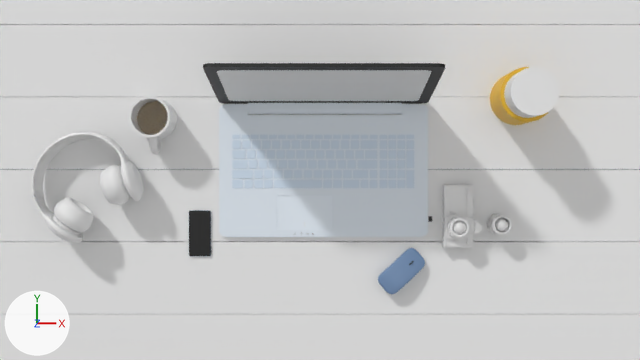
Renders of the Blender file 2/LaptopHomeWork.blend from each side of a commit.
Camera for both pictures: the file's camera 'Camera'. Lighting does not change. The marker at lower left points along +X, +Y and +Z.
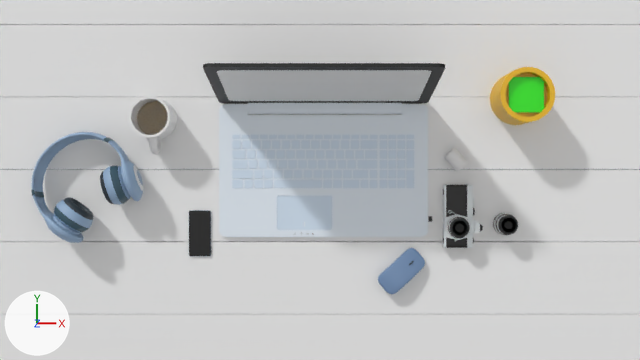
Location of each change, [x1, y1, x2, y2] in pixels of the pictures (640 x 360 px):
'Cylinder.004', reshaped, moved, turned, rescaled: before [504, 67, 560, 118]; after [444, 148, 467, 171]
'Cube.034', recoloured: [277, 195, 332, 230] in both
'Cylinder.007', recoloured, moved: before [487, 213, 512, 235]; after [493, 213, 518, 235]
part 1 of me_cylinder_005, recoloured (white to blue): [32, 132, 143, 243] in both
part 2 of me_cylinder_005, recoloured (white to blue): [31, 137, 129, 232] in both
part 3 of me_cylinder_005, recoloured: [64, 172, 113, 220] in both
part 4 of me_cylinder_007, recoloured (white to black): [450, 218, 470, 238] in both
part 5 of me_cylinder_007, recoloured: [453, 221, 466, 234] in both
part 6 of me_cube_046, recoloured: [443, 185, 480, 248] in both
part 7 of me_cube_046, recoloured (white to black): [443, 185, 483, 248] in both
part 8 of me_cylinder_008, recoloured: before [492, 215, 512, 235]; after [498, 215, 518, 235]
part 9 of me_cylinder_008, recoloured: before [489, 214, 506, 235]; after [496, 214, 512, 235]
part 10 of me_cylinder_008, recoloured: before [495, 218, 508, 232]; after [501, 218, 514, 232]
part 11 of me_cylinder_004, built on: before [511, 67, 560, 116]
'Plane', unchanged, uncovered by the edit: after [509, 77, 544, 112]

Edits to the bpy script that builds the scene:
```text
Add mat_lensstroke:
    mat_lensstroke = principled_material('LensStroke')
    mat_lensstroke.base_color = (0.0, 0.00121, 0.00152)  # black #000405
Add mat_lens:
    mat_lens = principled_material('Lens')
    mat_lens.base_color = (0.0, 0.0, 0.0)  # black #000000
    mat_lens.roughness = 0.0
Add mat_photobody:
    mat_photobody = principled_material('PhotoBody')
    mat_photobody.base_color = (0.737, 0.78, 0.8)  # white #dfe5e7
Add mat_potmetalstrokedecor:
    mat_potmetalstrokedecor = principled_material('PotMetalStrokeDecor')
    mat_potmetalstrokedecor.base_color = (0.0437, 0.0953, 0.13)  # dark blue #3b5765
    mat_potmetalstrokedecor.roughness = 0.0
Add mat_potearpads:
    mat_potearpads = principled_material('PotEarPads')
    mat_potearpads.base_color = (0.0194, 0.0331, 0.0452)  # dark blue #26333c
Add mat_potbody_001:
    mat_potbody_001 = principled_material('PotBody.001')
    mat_potbody_001.base_color = (0.271, 0.397, 0.565)  # blue #8ea9c6
Change me_cube_030:
    where me_cube_030.from_pydata(...)  # 728 vertices, 726 faces; spans x -1.0..1.0, y -1.0..1.0, z -1.0..1.0
    remove me_cube_030.materials.append(mat_laptoptouchpad)  # white #e3ecf5
    add me_cube_030.materials.append(mat_laptopbutton)  # white #cddded
Change me_cylinder_004:
    used by ob_cylinder_004; location = (2.95, 1.06, 1.08); scale = (0.338, 0.338, 0.346)
    remove me_cylinder_004.from_pydata(...)  # 64 vertices, 34 faces; spans x -1.0..1.0, y -1.0..1.0, z -1.0..1.0
    add me_cylinder_004.from_pydata(...)  # 192 vertices, 162 faces; spans x -1.0..1.0, y -1.0..1.0, z -1.0..1.0
    me_cylinder_004 part 11
    2 faces are deleted
    64 vertices are added at x -0.7..0.7, y -0.7..0.7, z -1.0..0.85
    64 new vertices lie (0.0, 0.0, 0.15) away from vertices in x -0.7..0.7, y -0.7..0.7, z -1.0..0.85
    130 new faces join them
    add me_cylinder_004.materials.append(mat_white)  # white #e7e7e7
Change me_cylinder_005:
    where me_cylinder_005.from_pydata(...)  # 2574 vertices, 2545 faces; spans x -1.7..1.7, y -1.7..5.1, z -19.9..27.3
    used by ob_cylinder_005; location = (-3.15, -0.28, 0.54); rotation_euler = (-1.5, -1.391, 1.812), in degrees (-86, -80, 104); scale = (0.185, 0.185, 0.0263)
    me_cylinder_005 part 1: 2224 of the faces centred in x -1.7..1.7, y -1.7..5.1, z -19.9..27.2 switch from no material to mat_potbody_001 (blue #8ea9c6)
    me_cylinder_005 part 2: 124 of the faces centred in x -1.5..1.5, y -1.5..3.9, z -11.9..-7.4 switch from no material to mat_potmetalstrokedecor (dark blue #3b5765)
    me_cylinder_005 part 3: 164 of the faces centred in x -1.3..1.3, y -1.4..1.4, z -1.9..1.1 switch from no material to mat_potearpads (dark blue #26333c)
    add me_cylinder_005.materials.append(mat_pottip)  # white #e7e7e7
Change me_cylinder_007:
    where me_cylinder_007.from_pydata(...)  # 866 vertices, 866 faces; spans x -1.0..1.0, y -1.0..1.0, z -3.4..12.5
    used by ob_cylinder_006; location = (2.05, -0.86, 0.44); scale = (0.167, 0.167, 0.0143)
    me_cylinder_007 part 4: 193 of the faces centred in x -0.8..0.8, y -0.8..0.8, z 8.5..12.2 switch from no material to mat_lensstroke (black #000405)
    me_cylinder_007 part 5: 256 of the faces centred in x -0.7..0.7, y -0.7..0.7, z 5.3..12.4 switch from no material to mat_lens (black #000000)
    add me_cylinder_007.materials.append(mat_lensbody)  # white #e7e7e7
Change me_cube_046:
    used by ob_cube_045; location = (2.06, -0.7, 0.3); scale = (0.212, 0.469, 0.092)
    remove me_cube_046.from_pydata(...)  # 3854 vertices, 3560 faces, 2 loose edges; spans x -1.03..1.65, y -1.0..1.0, z -1.0..1.58
    add me_cube_046.from_pydata(...)  # 3854 vertices, 3559 faces, 2 loose edges; spans x -1.03..1.65, y -1.0..1.0, z -1.0..1.58
    me_cube_046 part 6: 2803 faces spanning x -1.0..1.47, y -1.0..1.0, z -1.0..1.58 switch from no material to mat_photobody (white #dfe5e7)
    me_cube_046 part 7: 756 faces spanning x -1.03..1.65, y -1.0..1.0, z -0.89..1.47 switch from no material to mat_icons_001 (black #000000)
Change me_cylinder_008:
    where me_cylinder_008.from_pydata(...)  # 866 vertices, 866 faces; spans x -1.0..1.0, y -1.0..1.0, z 6.8..31.4
    used by ob_cylinder_007; location = (2.69, -0.82, 0.11); scale = (0.167, 0.167, 0.0143)
    me_cylinder_008 part 8: 193 of the faces centred in x -0.8..0.8, y -0.8..0.8, z 24.3..31.3 switch from no material to mat_lensstroke (black #000405)
    me_cylinder_008 part 9: 32 of the faces centred in x -0.9..0.9, y -0.9..0.9, z 18.2 switch from no material to mat_lensstroke (black #000405)
    me_cylinder_008 part 10: 512 of the faces centred in x -0.6..0.6, y -0.6..0.6, z 17.7..31.4 switch from no material to mat_lens (black #000000)
    add me_cylinder_008.materials.append(mat_lensbody)  # white #e7e7e7
Change ob_cylinder_004:
    ob_cylinder_004.location: (2.95, 1.06, 1.08) -> (2.03, 0.14, 0.31)
    ob_cylinder_004.rotation_euler: (0.0, 0.0, 0.0) -> (1.571, 0.0, 0.741)  # degrees (0, 0, 0) -> degrees (90, 0, 42)
    ob_cylinder_004.scale: (0.338, 0.338, 0.346) -> (0.107, 0.107, 0.144)
Change ob_cylinder_007:
    ob_cylinder_007.location: (2.69, -0.82, 0.11) -> (2.78, -0.82, 0.11)
```
